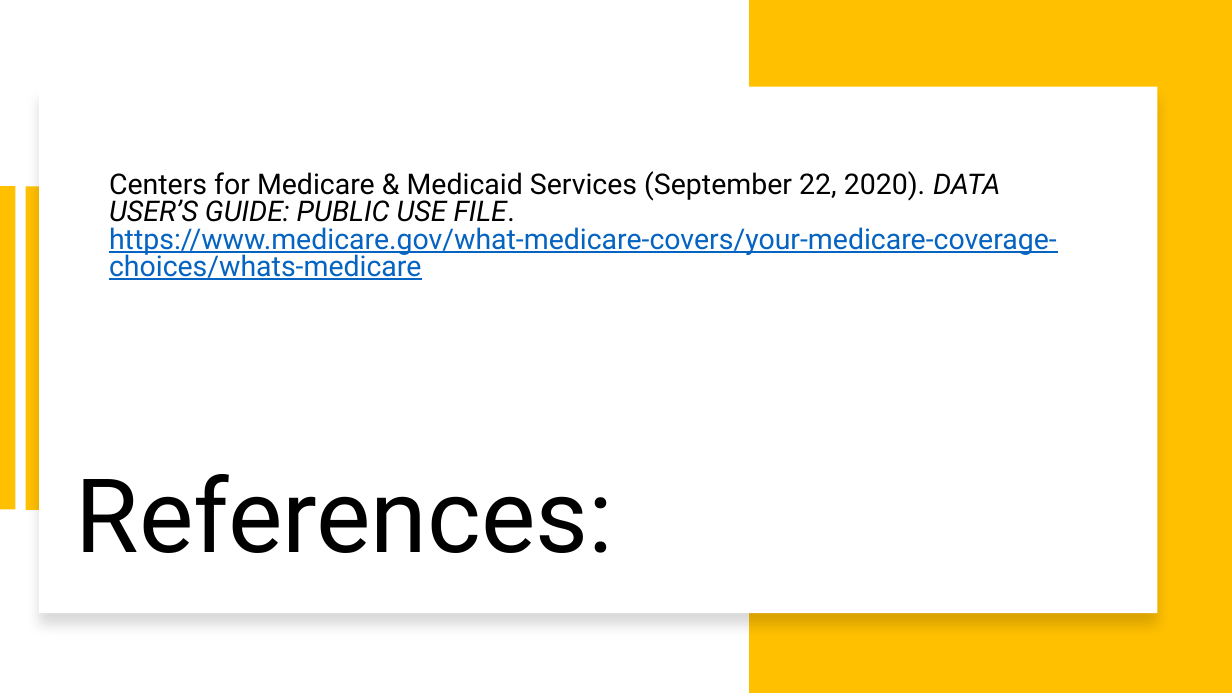
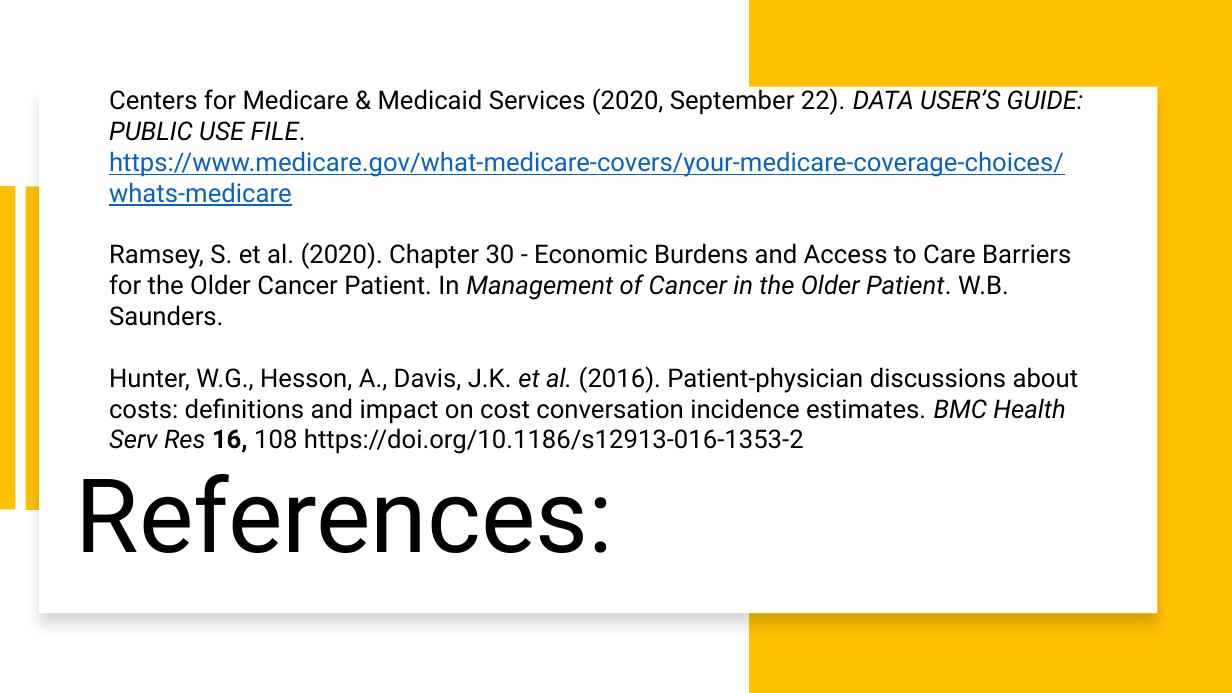
Before and after one commit to shivangiv/MCBS-Healthcare-Analytics, a slide deck: slide 27 of ALY6160GroupFINAL.pptx (slide 19 before the commit). Drawn at 1232x693 pixels with LibreOffice and Linux fonts; fonts in the diff are those of the drawing. Boxes give left, top, right and bottom in pixels: in the first picture for what was removed or moved away, otherwise in the second. Text is boxed around its words. In the diff, an @@ line names an element or a change of style, - is before the commit and + after.

```diff
--- a/ALY6160GroupFINAL.pptx
+++ b/ALY6160GroupFINAL.pptx
@@ text "Centers for Medicare & Medicaid ..." moved from (x1=109, y1=171, x2=1057, y2=280) to (x1=109, y1=86, x2=1084, y2=454) @@
@@ text at (x1=109, y1=86, x2=1084, y2=141): text changed; size 22.2 to 20 pt @@
-Centers for Medicare & Medicaid Services (September 22, 2020). DATA USER’S GUIDE: PUBLIC USE FILE.
+Centers for Medicare & Medicaid Services (2020, September 22). DATA USER’S GUIDE: PUBLIC USE FILE.
@@ text at (x1=109, y1=151, x2=1064, y2=206): size 22.2 to 20 pt in "https://www.medicare.gov/what-medicare-covers/your-medicare- ..."; line spacing 0.8 to 1 @@
@@ text at (x1=109, y1=242, x2=1079, y2=454): paragraphs added @@
+Ramsey, S. et al. (2020). Chapter 30 - Economic Burdens and Access to Care Barriers for the Older Cancer Patient. In Management of Cancer in the Older Patient. W.B. Saunders.
+Hunter, W.G., Hesson, A., Davis, J.K. et al. (2016). Patient-physician discussions about costs: definitions and impact on cost conversation incidence estimates. BMC Health Serv Res 16, 108 https://doi.org/10.1186/s12913-016-1353-2
```
Also in this commit, not shown: 8 other slides changed, 8 slides added.
